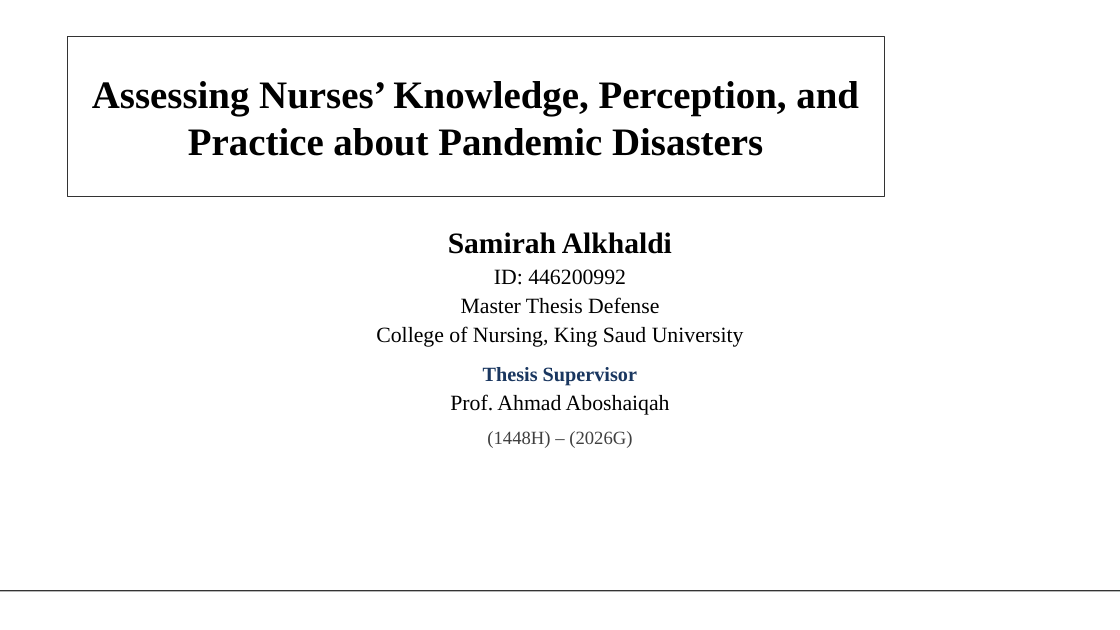
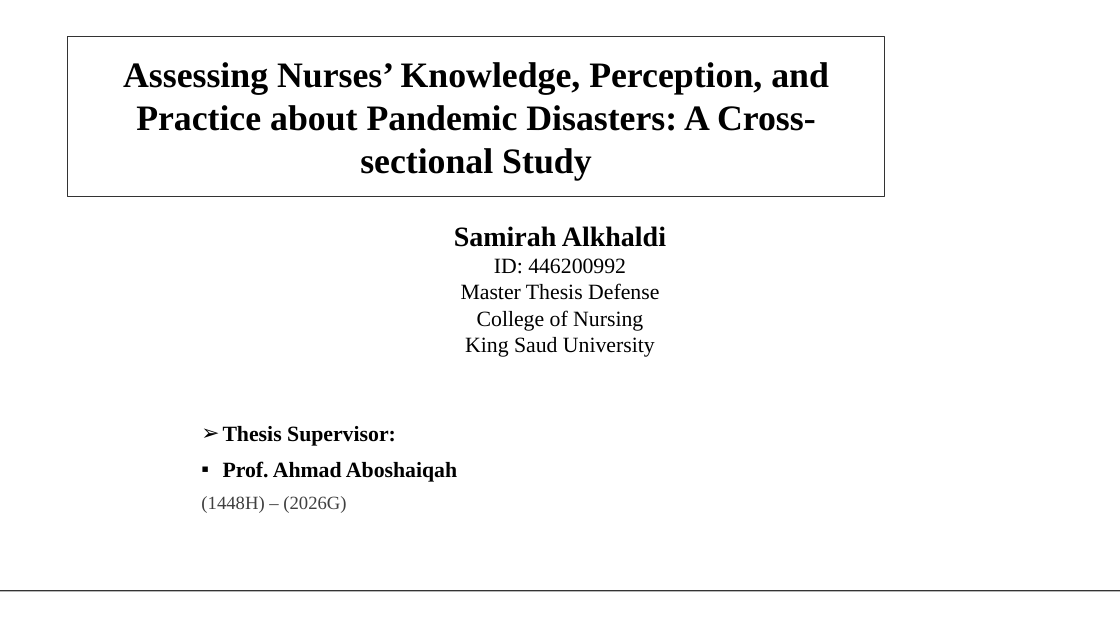
Before and after one commit to alinoshiliabunader-arch/CIPC, a slide deck: slide 1 of Samirah_Alkhaldi_Thesis_Defense.pptx. Drawn at 1120x630 pixels with LibreOffice and Linux fonts; fonts in the diff are those of the drawing; background and template pictures are left out. Boxes give left, top, right and bottom in pixels: in the first picture for what was removed or moved away, otherwise in the second. Text is boxed around its words. In the diff, an @@ line names an element or a change of style, - is before the commit and + after.

```diff
--- a/Samirah_Alkhaldi_Thesis_Defense.pptx
+++ b/Samirah_Alkhaldi_Thesis_Defense.pptx
@@ text at [123, 62, 829, 181]: text changed; size 50 to 46 pt @@
-Assessing Nurses’ Knowledge, Perception, and Practice about Pandemic Disasters
+Assessing Nurses’ Knowledge, Perception, and Practice about Pandemic Disasters: A Cross-sectional Study
@@ text at [454, 226, 666, 300]: size 38 to 36 pt in "Samirah Alkhaldi"; less space between paragraphs @@
@@ text at [465, 310, 655, 357]: text changed @@
-College of Nursing, King Saud University
-Thesis Supervisor
-Prof. Ahmad Aboshaiqah
-(1448H) – (2026G)
+College of Nursing
+King Saud University
@@ text added at [201, 426, 457, 513], 28 pt, text #000000, bold @@
+➢ Thesis Supervisor:
+▪ Prof. Ahmad Aboshaiqah
+(1448H) – (2026G)
```
Also in this commit, not shown: 40 other slides changed, 3 slides added, 2 slides removed.
